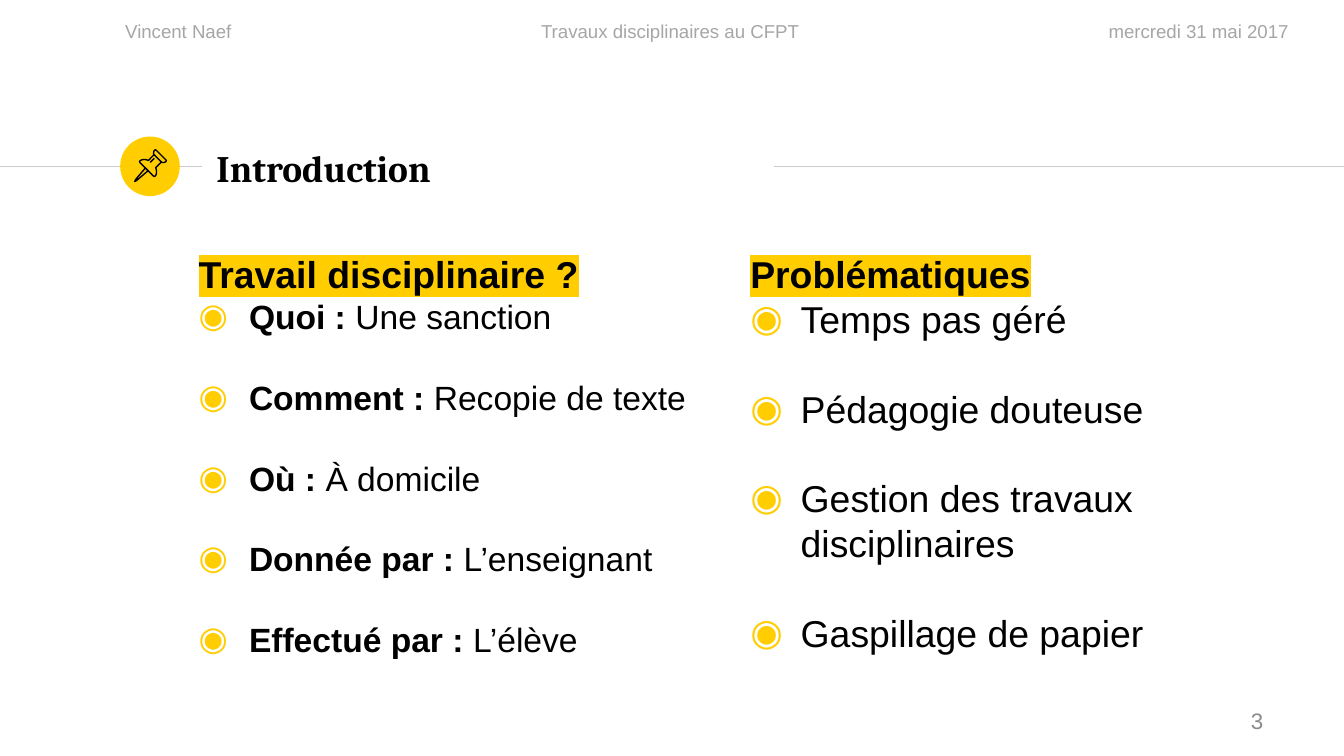
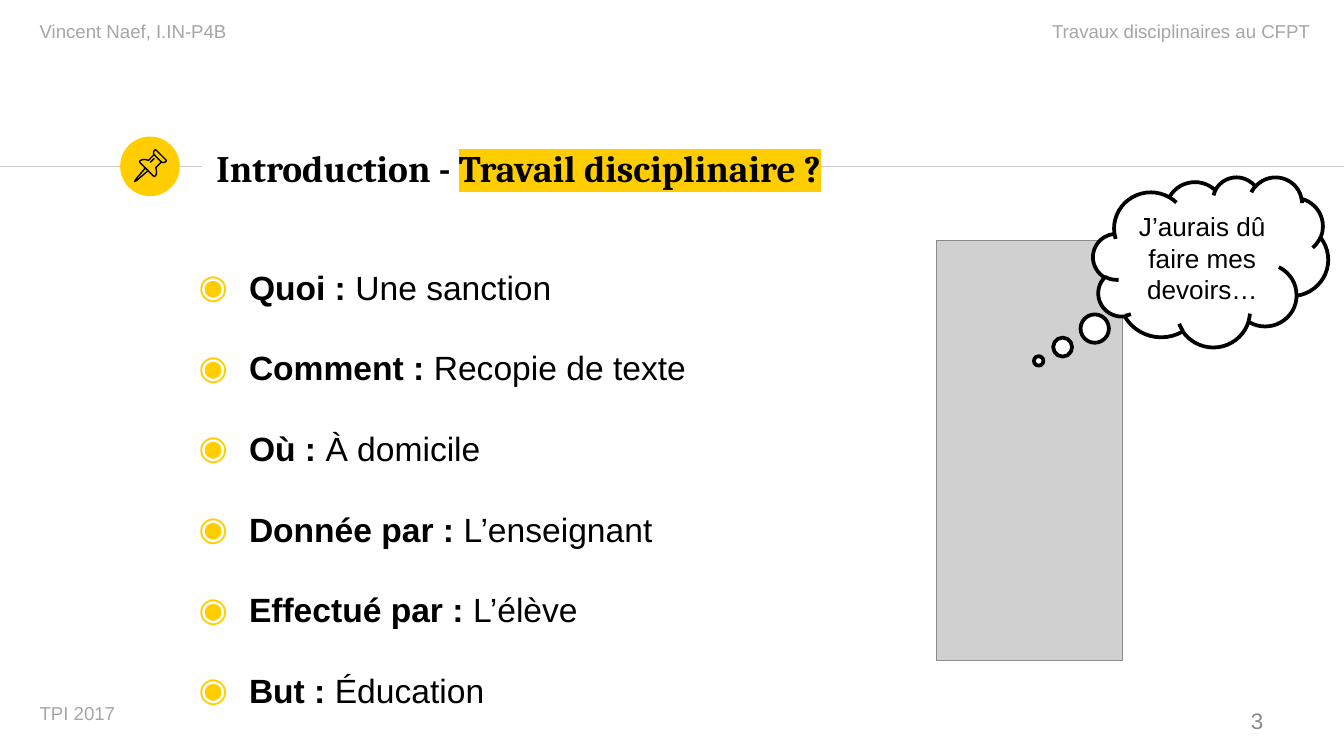
Before and after one commit to vinelo/TPI, a slide deck: slide 3 of Présentation/PresentationTPI.pptx. Drawn at 1344x756 pixels with LibreOffice and Linux fonts; fonts in the diff are those of the drawing; grey boxes stand for pictures. Boxes give left, top, right and bottom in pixels: in the first picture for what was removed or moved away, otherwise in the second. Text is boxed around its words. In the diff, an @@ line names an element or a change of style, - is before the commit and + after.

```diff
--- a/Présentation/PresentationTPI.pptx
+++ b/Présentation/PresentationTPI.pptx
@@ text at [40, 24, 226, 40]: text changed @@
-Vincent Naef
+Vincent Naef, I.IN-P4B
@@ text "Travaux disciplinaires au CFPT": place and size @@
-text "Travaux disciplinaires au CFPT" at [541, 24, 799, 42]
+text "Travaux disciplinaires au CFPT" at [1052, 24, 1310, 42]
@@ text "Travaux disciplinaires au CFPT" at [1052, 24, 1310, 42]: alignment centre to right @@
@@ text removed at [1109, 24, 1288, 38] @@
-mercredi 31 mai 2017
@@ title at [216, 147, 796, 190]: text changed @@
-Introduction
+Introduction - Travail disciplinaire ?
@@ thought cloud added at [1093, 177, 1328, 348], fill #FFFFFF, outline #000000 2 pt, 14 pt, text #000000 @@
+J’aurais dû faire mes devoirs…
@@ text "Quoi : Une sanction": place and size @@
-text "Quoi : Une sanction" at [199, 261, 686, 658]
+text "Quoi : Une sanction" at [249, 275, 686, 704]
@@ text at [199, 261, 545, 296]: paragraph removed @@
-Travail disciplinaire ?
@@ text removed at [750, 260, 1144, 654] @@
-Problématiques
-◉ Temps pas géré
-◉ Pédagogie douteuse
-◉ Gestion des travaux disciplinaires
-◉ Gaspillage de papier
@@ picture added at [937, 241, 1124, 660] @@
@@ text at [249, 676, 484, 704]: paragraph added @@
+◉ But : Éducation
@@ text added at [40, 707, 115, 720], 10 pt, text #A6A6A6 @@
+TPI 2017
```
Also in this commit, not shown: 14 other slides changed, 22 slides added, 1 slide removed, 33 other files.
